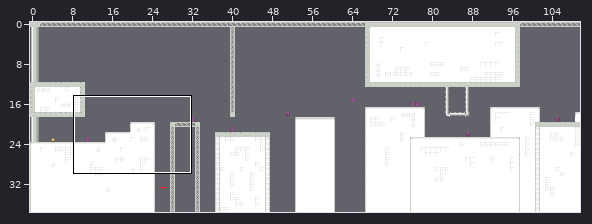
One commit to this Tiled map (JSON): public/assets/levels/test-map-6.json. The first picture is a wide view before the edit; the outline marks the close-up.
Close-up. First the earlier version:
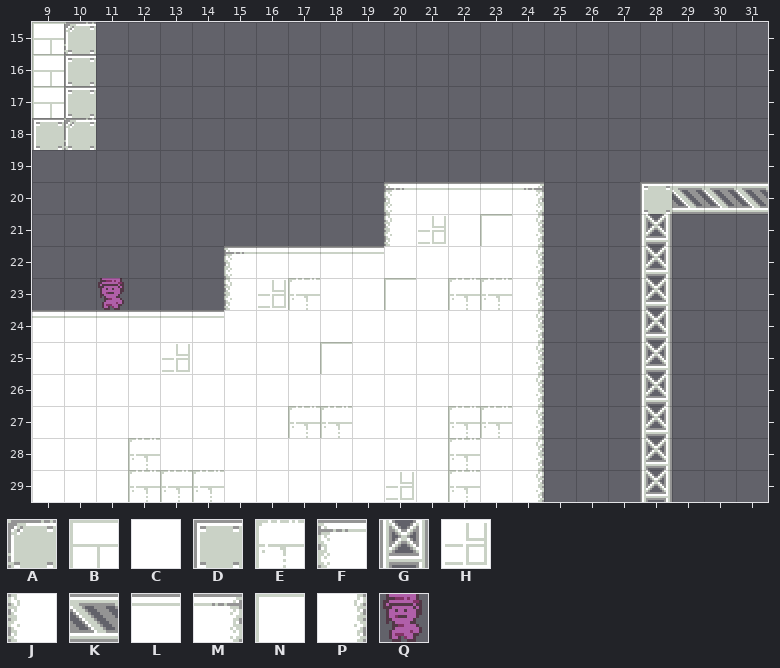
Cells are 16x16 px. Shown: x 9..31, y 15..29.
Key: from "tilleset": A 0, B 2, C 3, D 6, E 8, F 9, G 12, H 14, J 15, K 18, L 21, M 27, N 32, P 33, Q 36.
_ is an empty cell.
Objects are placed by their top-left corner, in cells (3,4 is the top-left corner of cell 3,4); size is 1x1 cell unless given.
Layer "Tile Layer 1" before, first column x 9:
15 BA_____________________
16 BD_____________________
17 BD_____________________
18 DA_____________________
19 _______________________
20 ___________FLLLM___DKKK
21 ___________JHCNP___G___
22 ______FLLLLCCCCP___G___
23 ______JHECCNCEEP___G___
24 LLLLLLCCCCCCCCCP___G___
25 CCCCHCCCCNCCCCCP___G___
26 CCCCCCCCCCCCCCCP___G___
27 CCCCCCCCEECCCEEP___G___
28 CCCECCCCCCCCCECP___G___
29 CCCEEECCCCCHCECP___G___
Objects on layer "elements" before:
Q at 11,23
New version:
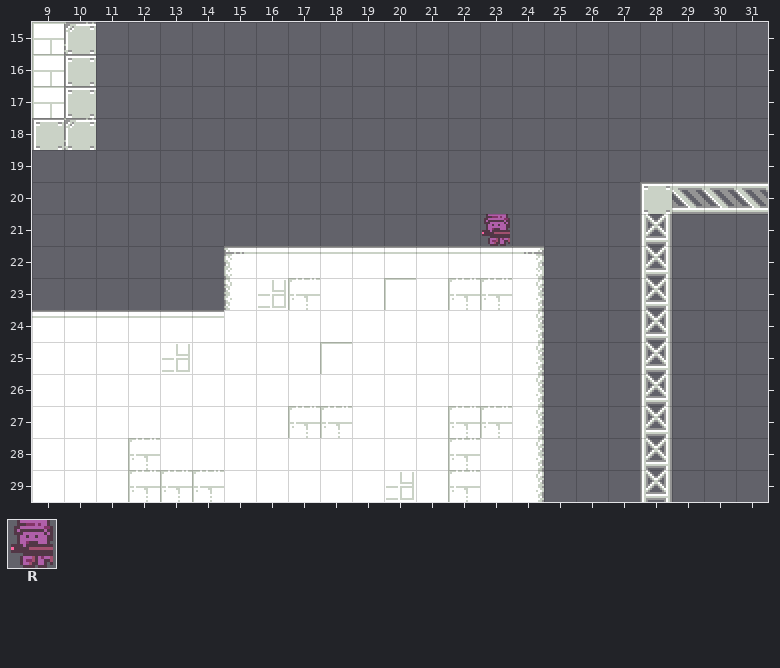
Further tiles: from "tilleset": R 37.
From old to new:
Changed rows in their new state; . is an unchanged cell.
Layer "Tile Layer 1":
first column x 20:
20 _____
21 _____
22 LLLLM
Layer "elements":
added: R at 23,21
removed: Q at 11,23
